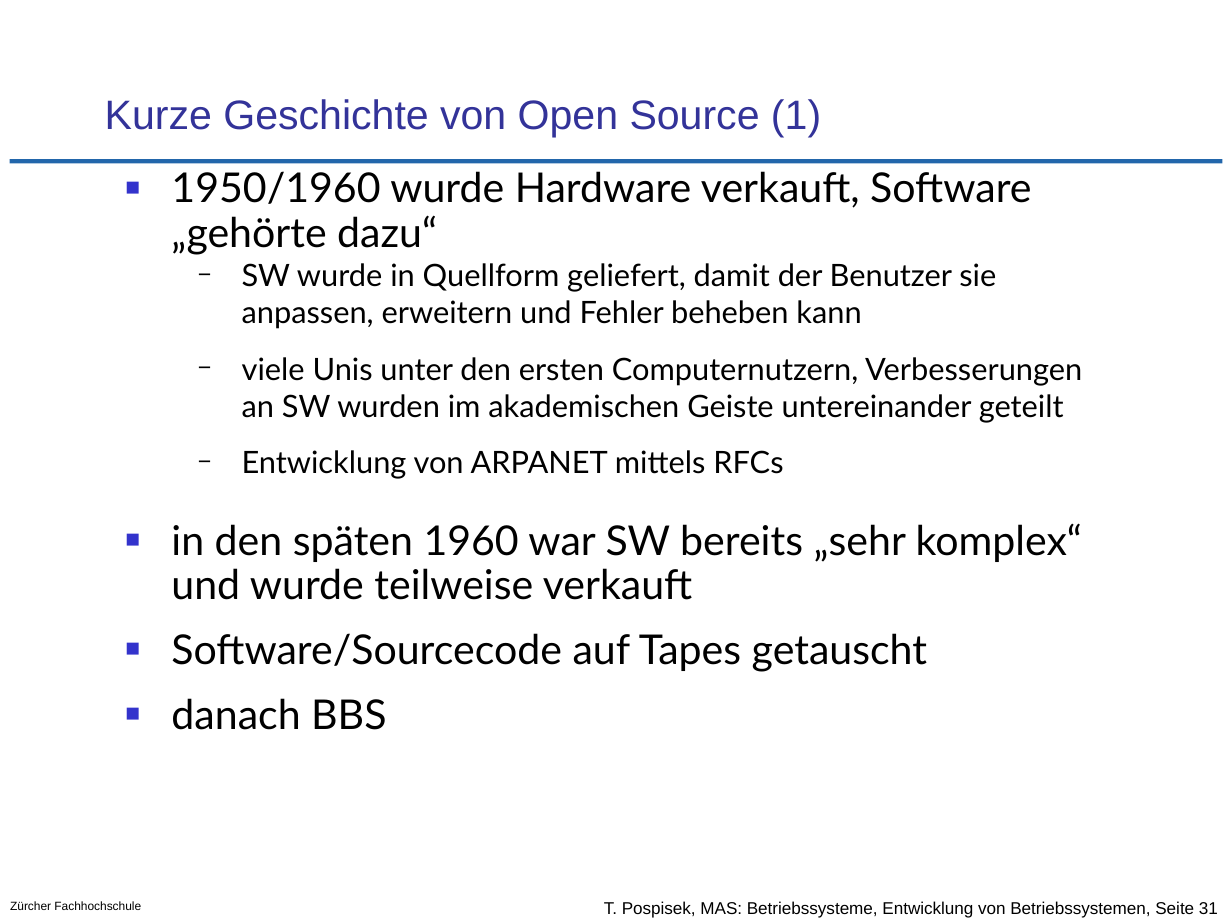
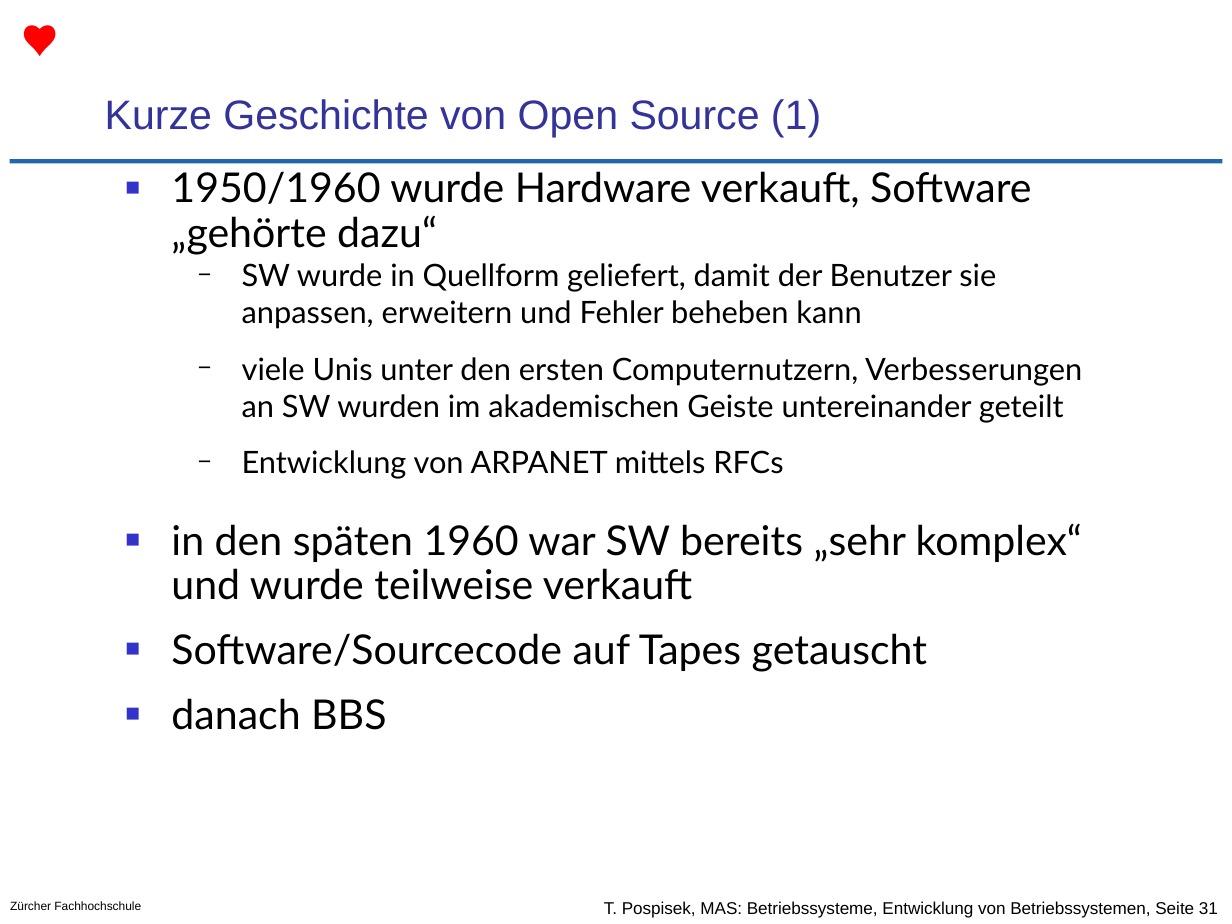
Before and after one commit to tpo/betriebssysteme, a slide deck: slide 31 of 01-2_Entwicklung_von_Betriebssystemen.odp. Drawn at 1232x924 pixels with LibreOffice and Linux fonts; fonts in the diff are those of the drawing; background and template pictures are left out. Boxes give left, top, right and bottom in pixels: in the first picture for what was removed or moved away, otherwise in the second. Text is boxed around its words. In the diff, an @@ line names an element or a change of style, - is before the commit and + after.

```diff
--- a/01-2_Entwicklung_von_Betriebssystemen.odp
+++ b/01-2_Entwicklung_von_Betriebssystemen.odp
@@ text added at bbox=[11, 10, 78, 69], 20 pt, text #FF0000 @@
+♥️
```
Also in this commit, not shown: 22 other slides changed, 53 other files.
